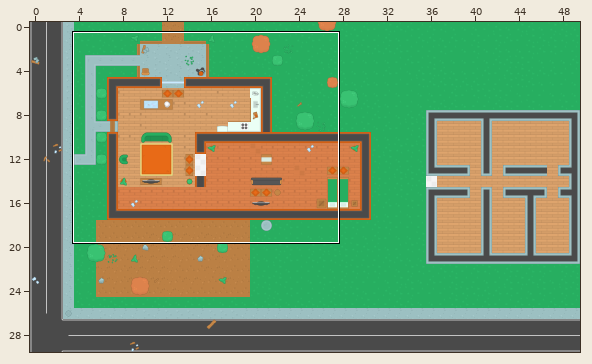
Tiled map: map/test.tmx. The picture above shows the old version from afar; the outline marks the close-up.
Close-up. Before the edit:
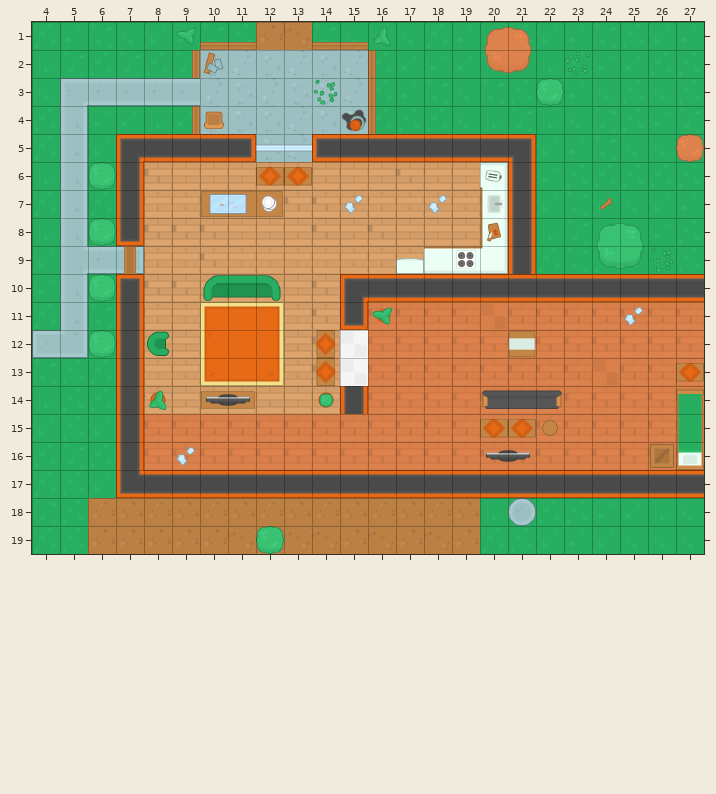
Cells are 64x64 px. Shown: x 4..27, y 1..19.
Now the later version:
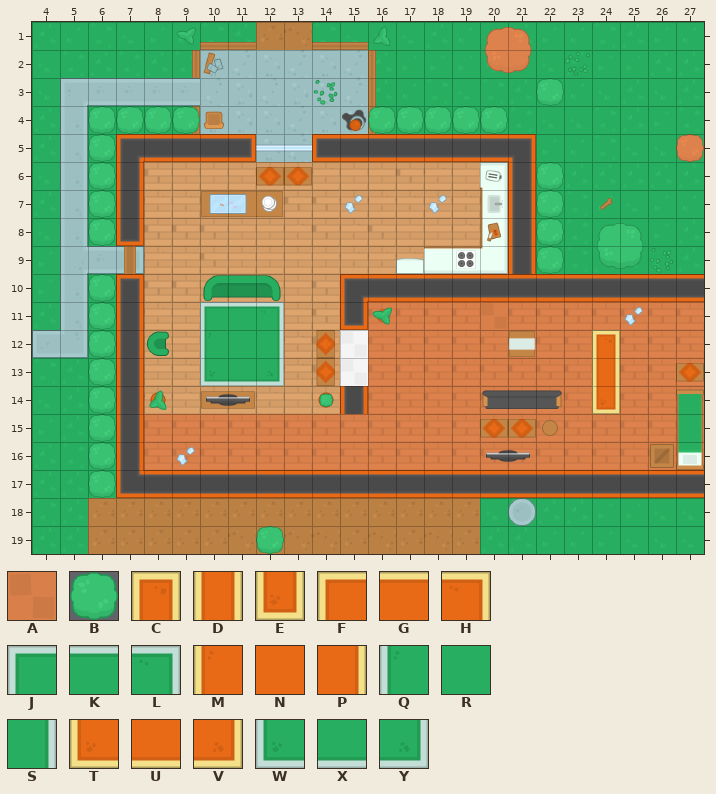
Key: from "spritesheet_tiles": A 12, B 182, C 342 turned 90, D 343 turned 270, E 344 turned 90, F 369, G 370, H 371, J 372, K 373, L 374, M 396, N 397, P 398, Q 399, R 400, S 401, T 423, U 424, V 425, W 426, X 427, Y 428.
_ is an empty cell.
Tiles replaced or removed in this view: A, F, G, H, M, N, P, T, U, V.
Log entry: feat(fo): Mobs spawn in map
Changes in this commit:
Changed rows in their new state; . is an unchanged cell.
Layer "ground":
first column x 10:
11 JKL
12 QRS
13 WXY
Layer "items":
first column x 6:
 4 BBBB......BBBBB..
 5 B................
 6 ................B
 7 B...............B
 8 ................B
 9 ................B
11 B................
13 B................
14 B................
15 B................
16 B................
17 B................
Layer "decorations":
first column x 24:
12 C
13 D
14 E
Pixel boxes of the changes (left, top, right, bottom) in both close-ups:
added: (88, 106, 200, 162)
added: (368, 106, 508, 134)
added: (536, 162, 564, 274)
added: (88, 190, 116, 218)
added: (88, 302, 116, 330)
changed: (200, 302, 284, 386)
changed: (592, 330, 620, 414)
added: (88, 358, 116, 498)
